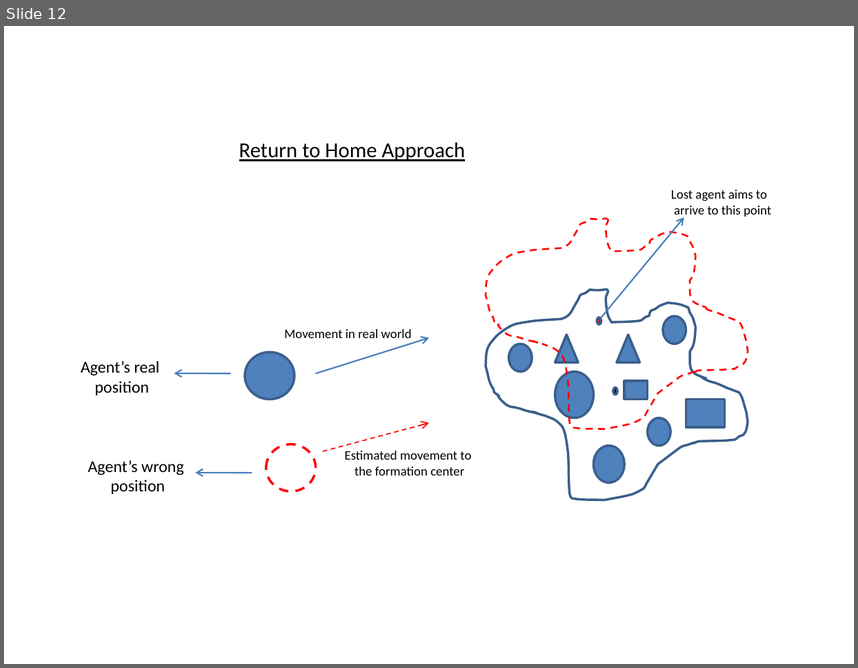
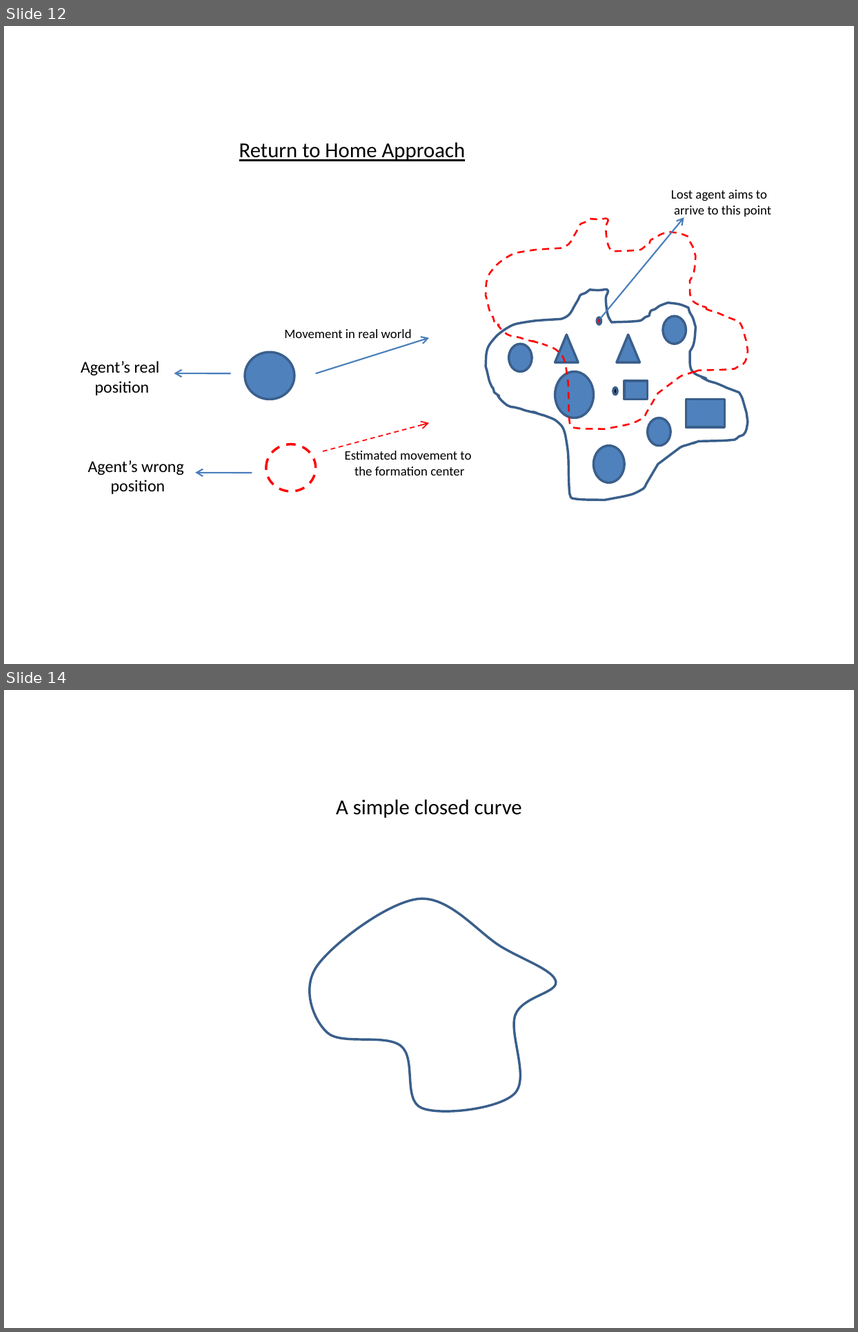
Before and after one commit to kadir4172/formation_control, a slide deck: Tez Çizimleri.pptx. Shown one above the other, each under a label of ours: slide 12 before the commit, slides 12 and 14 after it; the slides between them are not shown. The pictures are 858x668 and 858x1332 pixels, drawn with LibreOffice and Linux fonts; fonts in the diff are those of the drawing. Boxes give left, top, right and bottom in pixels: in the first picture for what was removed or moved away, otherwise in the second. Text is boxed around its words. In the diff, an @@ line names an element or a change of style, - is before the commit and + after.

```diff
--- a/Tez Çizimleri.pptx
+++ b/Tez Çizimleri.pptx
@@ slide 14 added at (4, 690, 854, 1328), background #FFFFFF @@
@@ text added at (336, 799, 522, 818), 18 pt, text #000000 @@
+A simple closed curve
@@ freeform shape added at (301, 896, 558, 1116), outline #3A5F8C 2 pt @@
```
Also in this commit, not shown: 1 other slide added, 6 other files.
